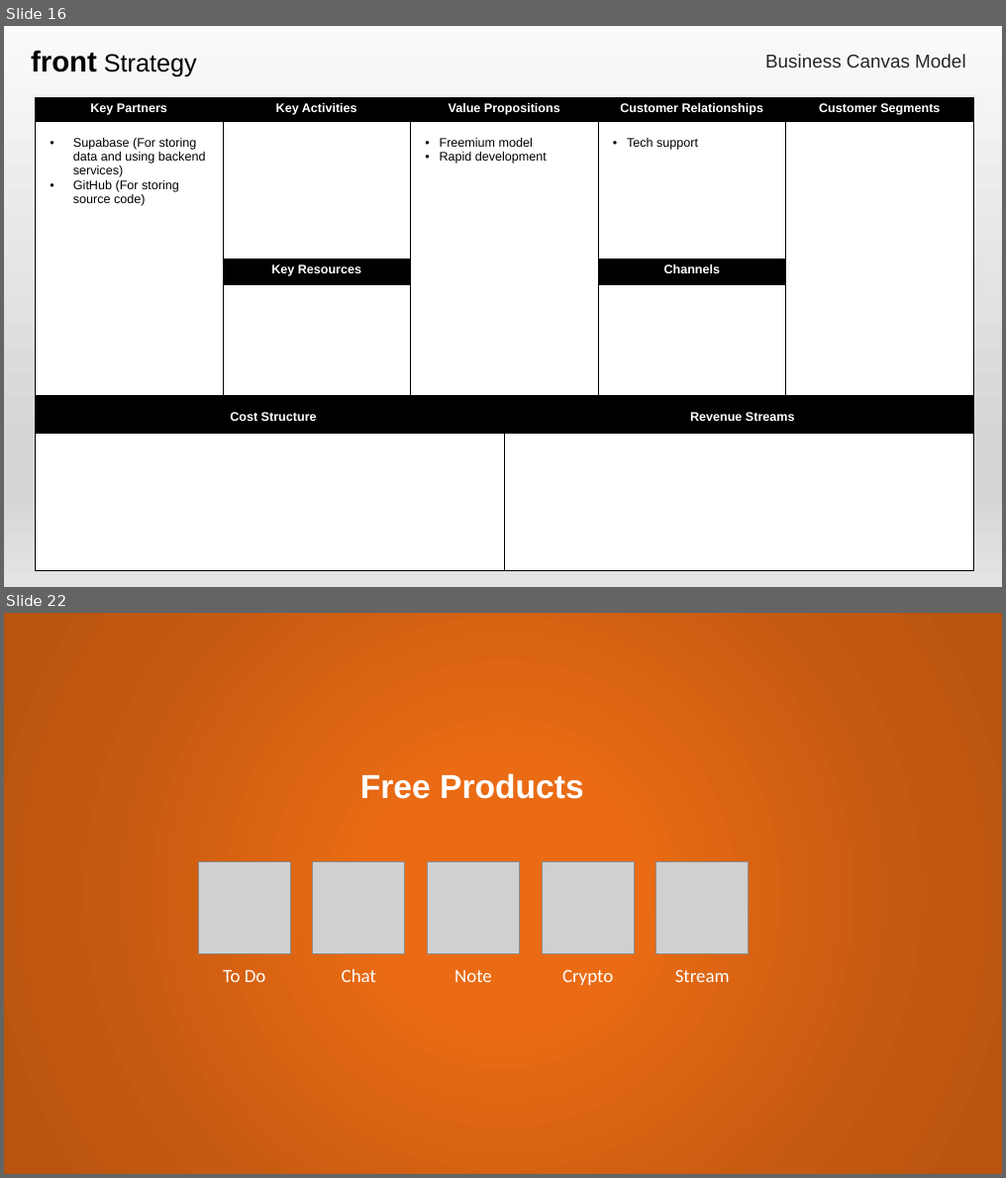
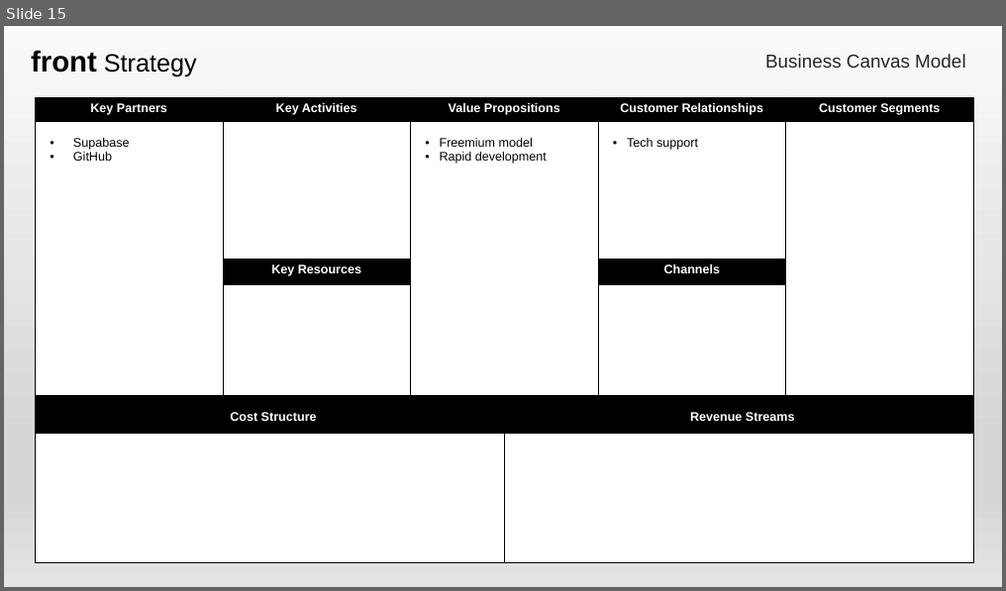
Before and after one commit to aleptra/front, a slide deck: _front.pptx. Shown one above the other, each under a label of ours: slides 16 and 22 before the commit, slide 15 after it; the slides between them are not shown. The pictures are 1006x1178 and 1006x591 pixels, drawn with LibreOffice and Linux fonts; fonts in the diff are those of the drawing; grey boxes stand for pictures. Boxes give left, top, right and bottom in pixels: in the first picture for what was removed or moved away, otherwise in the second. Text is boxed around its words. In the diff, an @@ line names an element or a change of style, - is before the commit and + after.

```diff
--- a/_front.pptx
+++ b/_front.pptx
@@ slide 22 removed at (x1=4, y1=613, x2=1002, y2=1174), background gradient #EA6B14 to #C55A11 to #B85410 @@
@@ text removed at (x1=360, y1=773, x2=584, y2=799) @@
-Free Products
@@ picture removed at (x1=199, y1=861, x2=291, y2=954) @@
@@ picture removed at (x1=313, y1=861, x2=405, y2=954) @@
@@ picture removed at (x1=427, y1=861, x2=519, y2=954) @@
@@ picture removed at (x1=542, y1=861, x2=634, y2=954) @@
@@ picture removed at (x1=656, y1=861, x2=748, y2=954) @@
@@ text removed at (x1=223, y1=970, x2=266, y2=982) @@
-To Do
@@ text removed at (x1=342, y1=969, x2=376, y2=982) @@
-Chat
@@ text removed at (x1=454, y1=970, x2=492, y2=982) @@
-Note
@@ text removed at (x1=562, y1=969, x2=613, y2=985) @@
-Crypto
@@ text removed at (x1=675, y1=969, x2=730, y2=982) @@
-Stream
@@ what was slide 16 is now slide 15 @@
@@ slide 15 changed as well @@
@@ table at (x1=36, y1=98, x2=974, y2=564) @@
-row 2, column 1: Supabase (For storing data and using backend services) / GitHub (For storing source code)
+row 2, column 1: Supabase / GitHub
```
Also in this commit, not shown: 15 other slides changed, 7 other slides removed.
